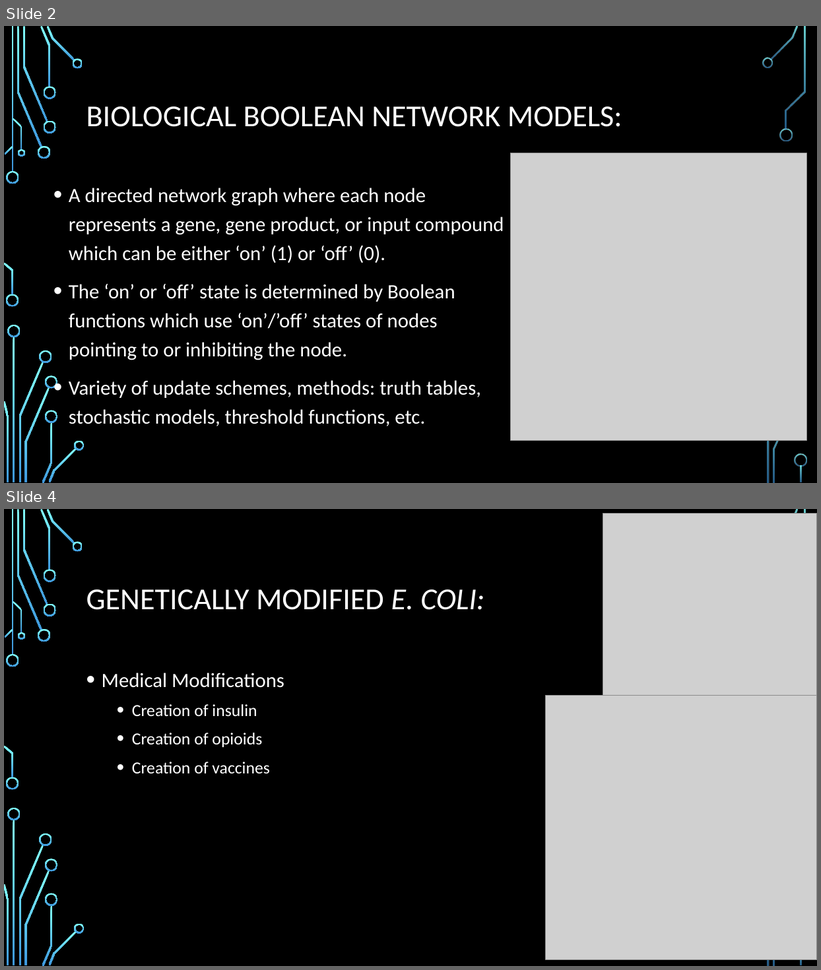
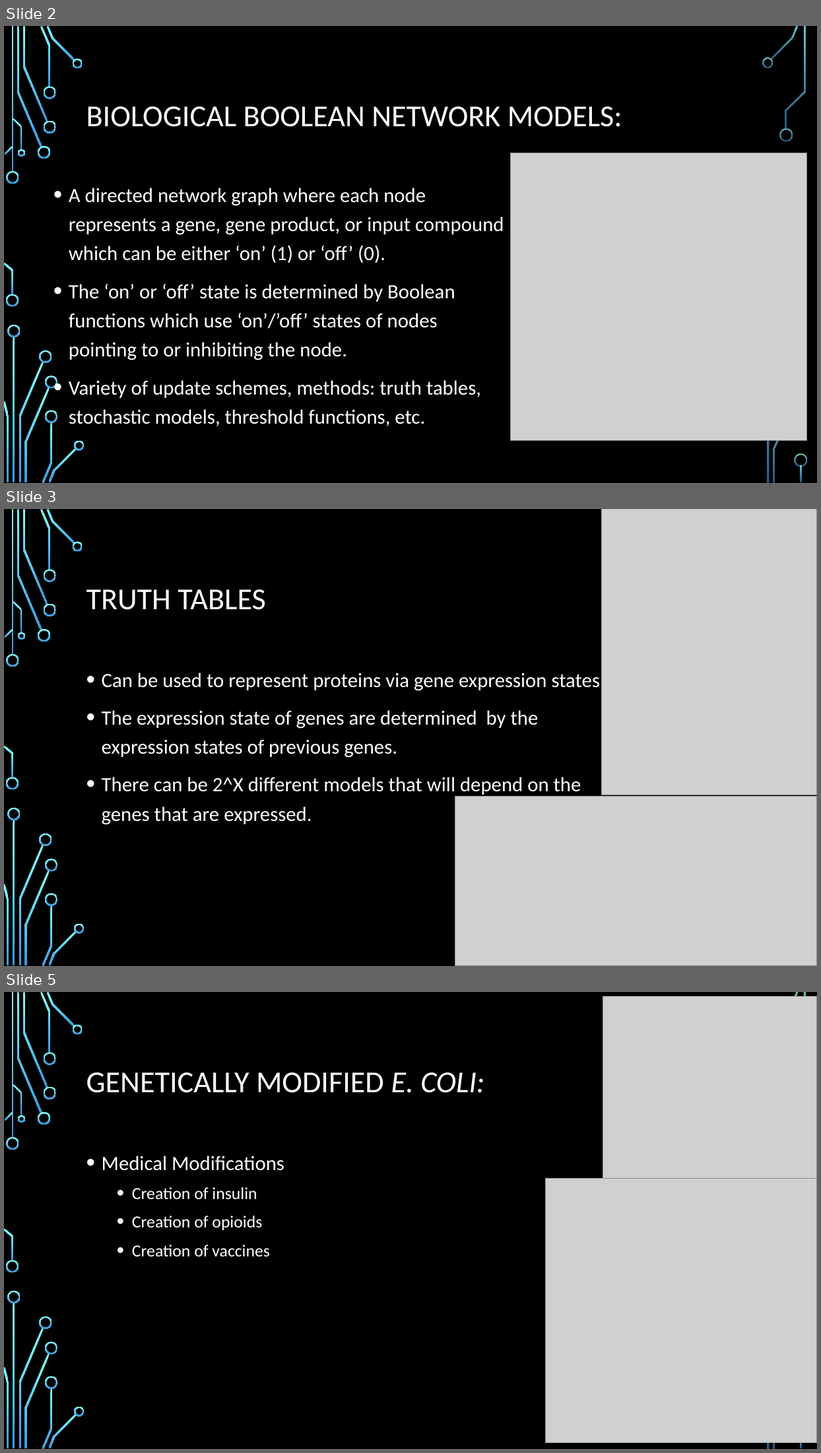
Before and after one commit to saleisha57/Bioinformatics_Final, a slide deck: Aleisha PowerPoint Edit.pptx. Shown one above the other, each under a label of ours: slides 2 and 4 before the commit, slides 2, 3 and 5 after it; the slides between them are not shown. The pictures are 821x970 and 821x1453 pixels, drawn with LibreOffice and Linux fonts; fonts in the diff are those of the drawing; grey boxes stand for pictures; background and template pictures are left out. Boxes give left, top, right and bottom in pixels: in the first picture for what was removed or moved away, otherwise in the second. Text is boxed around its words. In the diff, an @@ line names an element or a change of style, - is before the commit and + after.

```diff
--- a/Aleisha PowerPoint Edit.pptx
+++ b/Aleisha PowerPoint Edit.pptx
@@ slide 3 added at [4, 509, 817, 966], background picture (left out); not listed: 29 template elements that a slide beside it also shows @@
@@ picture added at [602, 509, 817, 795] @@
@@ title added at [86, 590, 265, 610], 36 pt, text #FFFFFF @@
+TRUTH TABLES
@@ text added at [102, 670, 605, 825], 24 pt, text #FFFFFF @@
+• Can be used to represent proteins via gene expression states.
+• The expression state of genes are determined by the expression states of previous genes.
+• There can be 2^X different models that will depend on the genes that are expressed.
@@ picture added at [455, 796, 817, 966] @@
@@ what was slide 4 is now slide 5 @@
```
Also in this commit, not shown: 1 slide changed.
